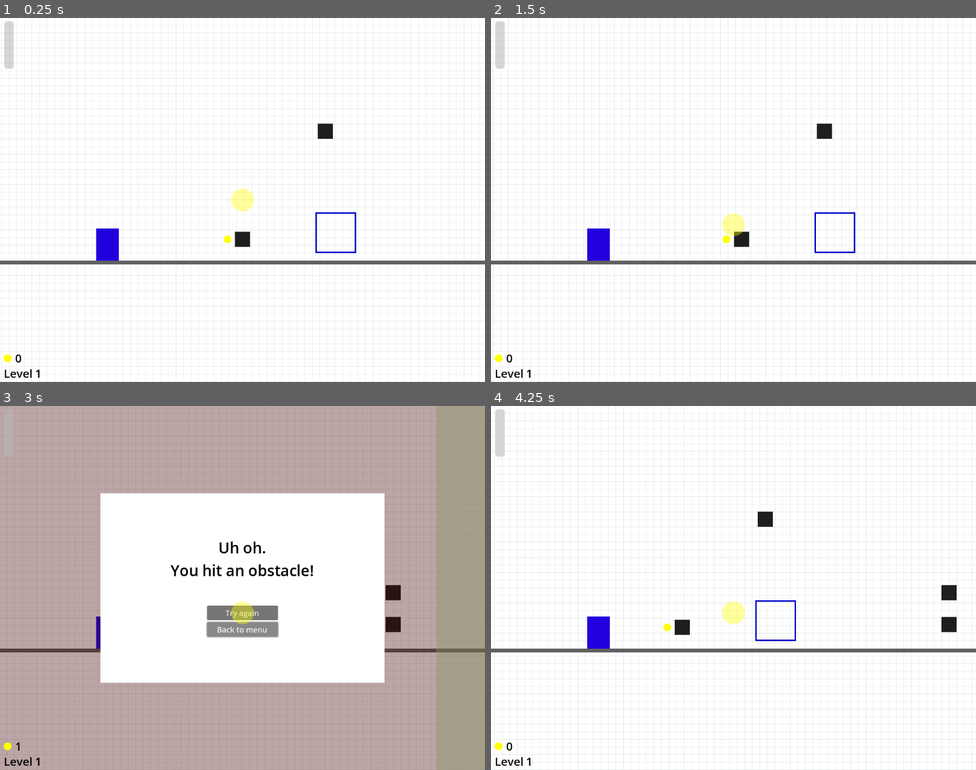
Above: before the commit, frames 1-4 (two rows, left to right).
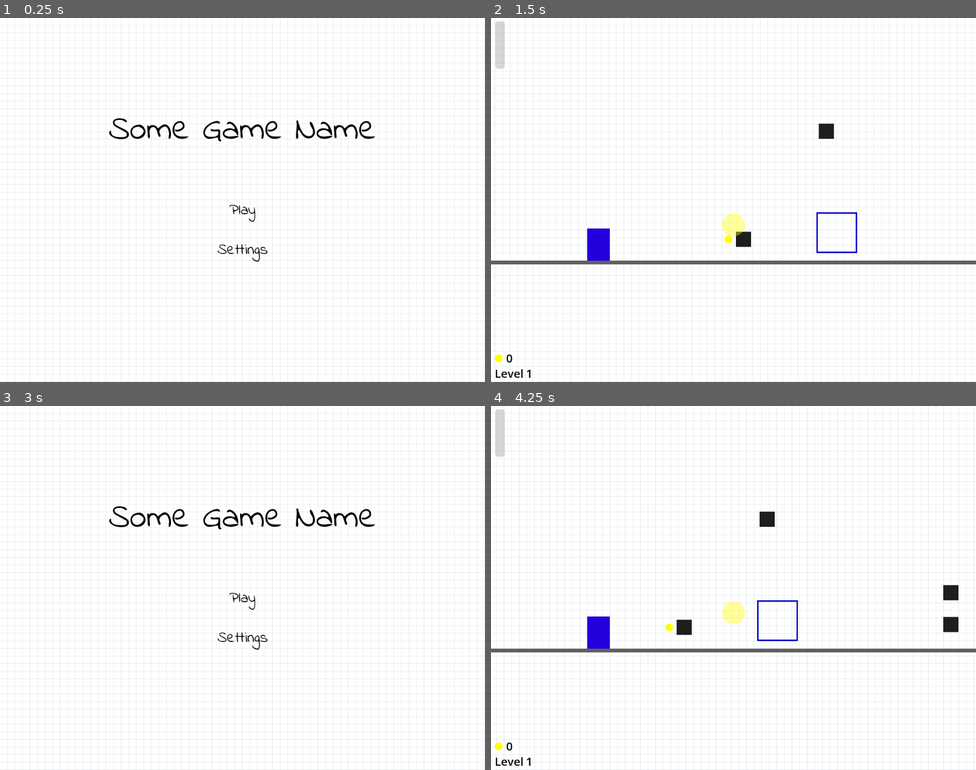
Above: after the commit, the same moments.

Repository: EmilePerron/godot-wild-jam-78
Game: Godot game, scene res://main-menu.tscn
Two runs of this game, one before a commit and one after it. Both use one fixed random seed, a clock stepped at 60 frames per second and the inputs below. Before the commit the project starts from res://game_scene.tscn.
Inputs (mouse positions are in pixels of both pictures, inside the frame that each line leads up to):
- Up to frame 1 (0.25 s): no input
- Up to frame 2 (1.5 s): click (733, 250) at 0.5 s, where only the run after the commit has a clickable "Settings"; click (733, 225) at 1.25 s, where only the run before the commit has a clickable "Try again"
- Up to frame 3 (3 s): tap Enter (ui_accept) at 2, 2.27 s; move the mouse to (242, 613) at 2.02 s; click (242, 613) at 2.17 s; click "Back to menu" at 2.75 s
- Up to frame 4 (4.25 s): click (733, 613) at 3.5 s, where only the run before the commit has a clickable "Try again"

The runs differ from the first frame. In frame 1, 3.6% of the frame differs, in the area x 0-100%, y 0-99%; in frame 2, 3.7%; in frame 3, 73%, in the area x 0-100%, y 0-100%; in frame 4, 3.7%.

Commit message:
add main menu

Diff:
--- a/game_manager.gd
+++ b/game/game_manager.gd
@@ -9,6 +9,7 @@
 var _game_is_active := true
 var _money_at_start_of_level := 0
 
+@export var initial_level := 1
 @export var level_completed_overlay: Control
 @export var level_failed_overlay: Control
 @export var victory_overlay: Control
@@ -23,6 +24,9 @@
 	Input.set_mouse_mode(Input.MOUSE_MODE_HIDDEN)
 	level_completed.connect(Callable(self, "_on_level_completed"))
 	player_died.connect(Callable(self, "_on_player_died"))
+
+	if initial_level != 1:
+		load_level(initial_level)
 
 
 func _on_level_completed() -> void:
@@ -100,3 +104,8 @@
 func restart_current_level() -> void:
 	Money.set_money(_money_at_start_of_level)
 	load_level(_current_level.level_number)
+
+
+func go_to_menu() -> void:
+	get_tree().paused = false
+	get_tree().change_scene_to_file("res://main-menu.tscn")
--- a/game_scene.tscn
+++ b/game/game_scene.tscn
@@ -1,14 +1,14 @@
 [gd_scene load_steps=16 format=3 uid="uid://n3awr57d1wr5"]
 
-[ext_resource type="Script" path="res://player.gd" id="1_g2ulq"]
-[ext_resource type="Script" path="res://game_manager.gd" id="1_nxh51"]
+[ext_resource type="Script" path="res://game/player.gd" id="1_g2ulq"]
+[ext_resource type="Script" path="res://game/game_manager.gd" id="1_nxh51"]
 [ext_resource type="PackedScene" uid="uid://cp8erxw60ltvb" path="res://levels/level_01.tscn" id="3_etsqu"]
 [ext_resource type="Texture2D" uid="uid://g7ghmq6j1uhq" path="res://assets/yellow_circle.svg" id="5_hdlq8"]
-[ext_resource type="Script" path="res://eraser_cursor.gd" id="5_iacd0"]
-[ext_resource type="Script" path="res://eraser_counter.gd" id="6_mua3w"]
-[ext_resource type="Script" path="res://out_of_bounds_area.gd" id="7_8bbpv"]
-[ext_resource type="Script" path="res://money_label.gd" id="7_hel73"]
-[ext_resource type="Script" path="res://money.gd" id="8_qnedn"]
+[ext_resource type="Script" path="res://game/eraser_cursor.gd" id="5_iacd0"]
+[ext_resource type="Script" path="res://game/eraser_counter.gd" id="6_mua3w"]
+[ext_resource type="Script" path="res://game/out_of_bounds_area.gd" id="7_8bbpv"]
+[ext_resource type="Script" path="res://game/money_label.gd" id="7_hel73"]
+[ext_resource type="Script" path="res://game/money.gd" id="8_qnedn"]
 
 [sub_resource type="CapsuleShape2D" id="CapsuleShape2D_bxn4m"]
 radius = 24.0
@@ -298,7 +298,10 @@
 script = ExtResource("8_qnedn")
 
 [connection signal="pressed" from="Camera2D/LevelCompletedOverlay/CenterContainer/Modal/VBoxContainer/NextButton" to="." method="load_next_level"]
+[connection signal="pressed" from="Camera2D/LevelCompletedOverlay/CenterContainer/Modal/VBoxContainer/MenuButton" to="." method="go_to_menu"]
 [connection signal="pressed" from="Camera2D/LevelFailedOverlay/CenterContainer/Modal/VBoxContainer/TryAgainButton" to="." method="restart_current_level"]
+[connection signal="pressed" from="Camera2D/LevelFailedOverlay/CenterContainer/Modal/VBoxContainer/MenuButton" to="." method="go_to_menu"]
+[connection signal="pressed" from="Camera2D/VictoryOverlay/CenterContainer/Modal/VBoxContainer/MenuButton" to="." method="go_to_menu"]
 [connection signal="area_entered" from="UI/EraserCursor/EraserArea2D" to="UI/EraserCursor" method="_on_eraser_area_2d_area_entered"]
 [connection signal="area_exited" from="UI/EraserCursor/EraserArea2D" to="UI/EraserCursor" method="_on_eraser_area_2d_area_exited"]
 [connection signal="input_event" from="UI/EraserCursor/EraserArea2D" to="UI/EraserCursor" method="_on_eraser_area_2d_input_event"]
--- a/obstacle.tscn
+++ b/game/obstacle.tscn
@@ -1,6 +1,6 @@
 [gd_scene load_steps=3 format=3 uid="uid://br6g6ah8hgvd0"]
 
-[ext_resource type="Script" path="res://obstacle.gd" id="1_asai7"]
+[ext_resource type="Script" path="res://game/obstacle.gd" id="1_asai7"]
 
 [sub_resource type="RectangleShape2D" id="RectangleShape2D_ae6ti"]
 size = Vector2(32, 32)
--- a/victory_area.tscn
+++ b/game/victory_area.tscn
@@ -1,6 +1,6 @@
 [gd_scene load_steps=5 format=3 uid="uid://nrv00khg2246"]
 
-[ext_resource type="Script" path="res://victory_area.gd" id="1_llblj"]
+[ext_resource type="Script" path="res://game/victory_area.gd" id="1_llblj"]
 
 [sub_resource type="RectangleShape2D" id="RectangleShape2D_0fik0"]
 size = Vector2(409, 1197.5)
--- a/levels/level_01.tscn
+++ b/levels/level_01.tscn
@@ -1,11 +1,11 @@
 [gd_scene load_steps=8 format=3 uid="uid://cp8erxw60ltvb"]
 
-[ext_resource type="Script" path="res://level.gd" id="1_rqyhv"]
+[ext_resource type="Script" path="res://game/level.gd" id="1_rqyhv"]
 [ext_resource type="Texture2D" uid="uid://dfg08e31v64vb" path="res://assets/cell.svg" id="2_bsl8d"]
-[ext_resource type="PackedScene" uid="uid://br6g6ah8hgvd0" path="res://obstacle.tscn" id="3_a7euj"]
-[ext_resource type="PackedScene" uid="uid://dyvakus2uhyay" path="res://block.tscn" id="3_vj5xm"]
-[ext_resource type="PackedScene" uid="uid://nrv00khg2246" path="res://victory_area.tscn" id="5_lxqyh"]
-[ext_resource type="PackedScene" uid="uid://bgomyojoa86d7" path="res://coin.tscn" id="5_q07l5"]
+[ext_resource type="PackedScene" uid="uid://br6g6ah8hgvd0" path="res://game/obstacle.tscn" id="3_a7euj"]
+[ext_resource type="PackedScene" uid="uid://dyvakus2uhyay" path="res://game/block.tscn" id="3_vj5xm"]
+[ext_resource type="PackedScene" uid="uid://nrv00khg2246" path="res://game/victory_area.tscn" id="5_lxqyh"]
+[ext_resource type="PackedScene" uid="uid://bgomyojoa86d7" path="res://game/coin.tscn" id="5_q07l5"]
 
 [sub_resource type="SegmentShape2D" id="SegmentShape2D_k7hj2"]
 a = Vector2(-240, 0)
--- a/levels/level_02.tscn
+++ b/levels/level_02.tscn
@@ -1,10 +1,10 @@
 [gd_scene load_steps=7 format=3 uid="uid://ddkw4hlw0b3ua"]
 
-[ext_resource type="Script" path="res://level.gd" id="1_6d627"]
+[ext_resource type="Script" path="res://game/level.gd" id="1_6d627"]
 [ext_resource type="Texture2D" uid="uid://dfg08e31v64vb" path="res://assets/cell.svg" id="2_dwq78"]
-[ext_resource type="PackedScene" uid="uid://br6g6ah8hgvd0" path="res://obstacle.tscn" id="3_e00df"]
-[ext_resource type="PackedScene" uid="uid://bgomyojoa86d7" path="res://coin.tscn" id="4_dqg5c"]
-[ext_resource type="PackedScene" uid="uid://nrv00khg2246" path="res://victory_area.tscn" id="5_xia0m"]
+[ext_resource type="PackedScene" uid="uid://br6g6ah8hgvd0" path="res://game/obstacle.tscn" id="3_e00df"]
+[ext_resource type="PackedScene" uid="uid://bgomyojoa86d7" path="res://game/coin.tscn" id="4_dqg5c"]
+[ext_resource type="PackedScene" uid="uid://nrv00khg2246" path="res://game/victory_area.tscn" id="5_xia0m"]
 
 [sub_resource type="SegmentShape2D" id="SegmentShape2D_k7hj2"]
 a = Vector2(-240, 0)
--- a/levels/level_template.tscn
+++ b/levels/level_template.tscn
@@ -1,11 +1,11 @@
 [gd_scene load_steps=8 format=3 uid="uid://dti3jikpaeejb"]
 
-[ext_resource type="Script" path="res://level.gd" id="1_dum5m"]
+[ext_resource type="Script" path="res://game/level.gd" id="1_dum5m"]
 [ext_resource type="Texture2D" uid="uid://dfg08e31v64vb" path="res://assets/cell.svg" id="2_o8xxy"]
-[ext_resource type="PackedScene" uid="uid://dyvakus2uhyay" path="res://block.tscn" id="3_25t62"]
-[ext_resource type="PackedScene" uid="uid://br6g6ah8hgvd0" path="res://obstacle.tscn" id="3_a3rhe"]
-[ext_resource type="PackedScene" uid="uid://nrv00khg2246" path="res://victory_area.tscn" id="5_1xwnk"]
-[ext_resource type="PackedScene" uid="uid://bgomyojoa86d7" path="res://coin.tscn" id="5_iovwg"]
+[ext_resource type="PackedScene" uid="uid://dyvakus2uhyay" path="res://game/block.tscn" id="3_25t62"]
+[ext_resource type="PackedScene" uid="uid://br6g6ah8hgvd0" path="res://game/obstacle.tscn" id="3_a3rhe"]
+[ext_resource type="PackedScene" uid="uid://nrv00khg2246" path="res://game/victory_area.tscn" id="5_1xwnk"]
+[ext_resource type="PackedScene" uid="uid://bgomyojoa86d7" path="res://game/coin.tscn" id="5_iovwg"]
 
 [sub_resource type="SegmentShape2D" id="SegmentShape2D_k7hj2"]
 a = Vector2(-240, 0)
--- /dev/null
+++ b/main-menu.tscn
@@ -0,0 +1,89 @@
+[gd_scene load_steps=6 format=3 uid="uid://b44e868pxmcoj"]
+
+[ext_resource type="Script" path="res://main_menu.gd" id="1_ga5a4"]
+[ext_resource type="Texture2D" uid="uid://dfg08e31v64vb" path="res://assets/cell.svg" id="1_ridsi"]
+[ext_resource type="FontFile" uid="uid://ccjm25febi27g" path="res://assets/fonts/IndieFlower-Regular.ttf" id="2_3268u"]
+
+[sub_resource type="LabelSettings" id="LabelSettings_333y7"]
+font = ExtResource("2_3268u")
+font_size = 72
+font_color = Color(0, 0, 0, 1)
+
+[sub_resource type="LabelSettings" id="LabelSettings_4j7au"]
+font = ExtResource("2_3268u")
+font_size = 32
+font_color = Color(0, 0, 0, 1)
+
+[node name="Main-menu" type="Node2D"]
+script = ExtResource("1_ga5a4")
+
+[node name="GridPaper" type="Sprite2D" parent="."]
+z_index = -1
+texture_filter = 1
+texture_repeat = 2
+texture = ExtResource("1_ridsi")
+centered = false
+region_enabled = true
+region_rect = Rect2(0, 0, 1024, 768)
+metadata/_edit_lock_ = true
+
+[node name="Title" type="Label" parent="."]
+offset_top = 185.0
+offset_right = 1024.0
+offset_bottom = 291.0
+text = "Some Game Name"
+label_settings = SubResource("LabelSettings_333y7")
+horizontal_alignment = 1
+
+[node name="VBoxContainer" type="VBoxContainer" parent="."]
+offset_top = 366.0
+offset_right = 1024.0
+offset_bottom = 530.0
+
+[node name="PlayButton" type="TextureButton" parent="VBoxContainer"]
+custom_minimum_size = Vector2(200, 80)
+layout_mode = 2
+size_flags_horizontal = 4
+size_flags_vertical = 4
+
+[node name="Label" type="Label" parent="VBoxContainer/PlayButton"]
+layout_mode = 1
+anchors_preset = 8
+anchor_left = 0.5
+anchor_top = 0.5
+anchor_right = 0.5
+anchor_bottom = 0.5
+offset_left = -28.0
+offset_top = -24.0
+offset_right = 28.0
+offset_bottom = 24.0
+grow_horizontal = 2
+grow_vertical = 2
+text = "Play"
+label_settings = SubResource("LabelSettings_4j7au")
+metadata/_edit_lock_ = true
+
+[node name="SettingsButton" type="TextureButton" parent="VBoxContainer"]
+custom_minimum_size = Vector2(200, 80)
+layout_mode = 2
+size_flags_horizontal = 4
+size_flags_vertical = 4
+
+[node name="Label" type="Label" parent="VBoxContainer/SettingsButton"]
+layout_mode = 1
+anchors_preset = 8
+anchor_left = 0.5
+anchor_top = 0.5
+anchor_right = 0.5
+anchor_bottom = 0.5
+offset_left = -28.0
+offset_top = -24.0
+offset_right = 28.0
+offset_bottom = 24.0
+grow_horizontal = 2
+grow_vertical = 2
+text = "Settings"
+label_settings = SubResource("LabelSettings_4j7au")
+metadata/_edit_lock_ = true
+
+[connection signal="pressed" from="VBoxContainer/PlayButton" to="." method="_on_play_button_pressed"]
--- /dev/null
+++ b/main_menu.gd
@@ -0,0 +1,6 @@
+extends Node2D
+
+var game_scene := preload("res://game/game_scene.tscn")
+
+func _on_play_button_pressed() -> void:
+	get_tree().change_scene_to_packed(game_scene)
--- a/project.godot
+++ b/project.godot
@@ -11,7 +11,7 @@
 [application]
 
 config/name="Godot Wild Jam 78 - Erase"
-run/main_scene="res://game_scene.tscn"
+run/main_scene="res://main-menu.tscn"
 config/features=PackedStringArray("4.3", "GL Compatibility")
 config/icon="res://icon.svg"
 
Binary file added: assets/fonts/IndieFlower-Regular.ttf
Not shown, added: assets/fonts/IndieFlower-Regular.ttf.import
Renamed: block.tscn -> game/block.tscn
Not shown: 1 places in game/coin.tscn that only renumber resources
Renamed: eraser_counter.gd -> game/eraser_counter.gd
Renamed: eraser_cursor.gd -> game/eraser_cursor.gd
Renamed: level.gd -> game/level.gd
Renamed: level_container.gd -> game/level_container.gd
Renamed: money.gd -> game/money.gd
Renamed: money_label.gd -> game/money_label.gd
Renamed: obstacle.gd -> game/obstacle.gd
Renamed: out_of_bounds_area.gd -> game/out_of_bounds_area.gd
(and 2 more such lines)
